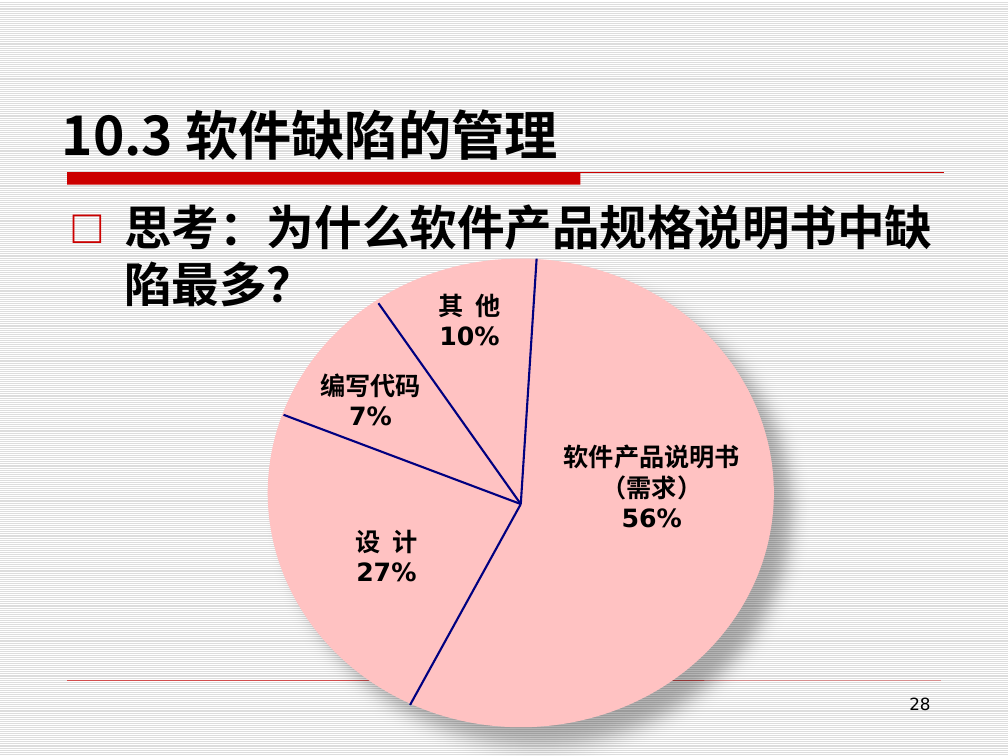
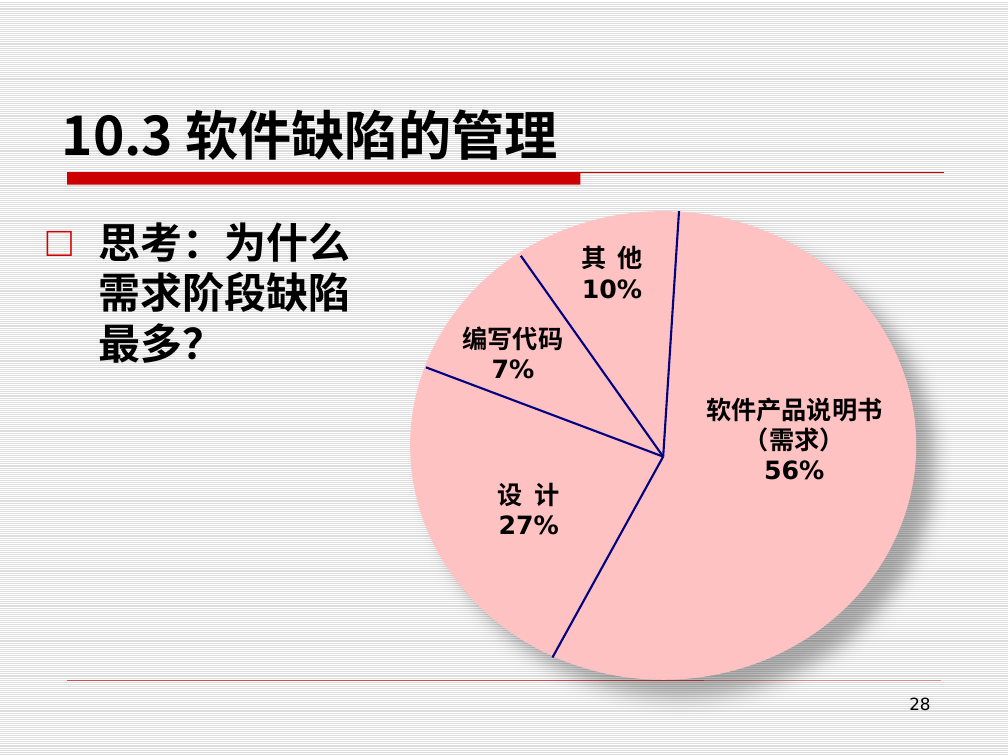
Before and after one commit to edu2act/course-foundation-software-tesing, a slide deck: slide 28 of PPT/第三部分 软件测试应用/10.2 测试过程管理.pptx. Drawn at 1008x756 pixels with LibreOffice and Linux fonts; fonts in the diff are those of the drawing. Boxes give left, top, right and bottom in pixels: in the first picture for what was removed or moved away, otherwise in the second. Text is boxed around its words. In the diff, an @@ line names an element or a change of style, - is before the commit and + after.

```diff
--- a/PPT/第三部分 软件测试应用/10.2 测试过程管理.pptx
+++ b/PPT/第三部分 软件测试应用/10.2 测试过程管理.pptx
@@ text at [98, 222, 350, 363]: text changed; size 34 to 30 pt @@
-□ 思考：为什么软件产品规格说明书中缺陷最多？
+□ 思考：为什么需求阶段缺陷最多？
@@ ellipse: place and size @@
-ellipse at [268, 259, 774, 728]
+ellipse at [410, 211, 916, 679]
@@ text "其 他": place and size @@
-text "其 他" at [439, 293, 500, 346]
+text "其 他" at [581, 245, 643, 299]
@@ line moved from (536, 259) - (521, 504) to (679, 211) - (663, 457) @@
@@ line moved from (521, 504) - (378, 303) to (663, 457) - (521, 256) @@
@@ 2 texts, 1 line: place and size @@
-2 texts, 1 line at [283, 373, 740, 528]
+2 texts, 1 line at [426, 326, 882, 480]
@@ text "设 计27%": place and size @@
-text "设 计27%" at [355, 529, 417, 582]
+text "设 计27%" at [498, 482, 559, 535]
@@ line moved from (521, 504) - (410, 705) to (663, 457) - (552, 657) @@
```
Also in this commit, not shown: 17 other slides changed, 7 other files.
